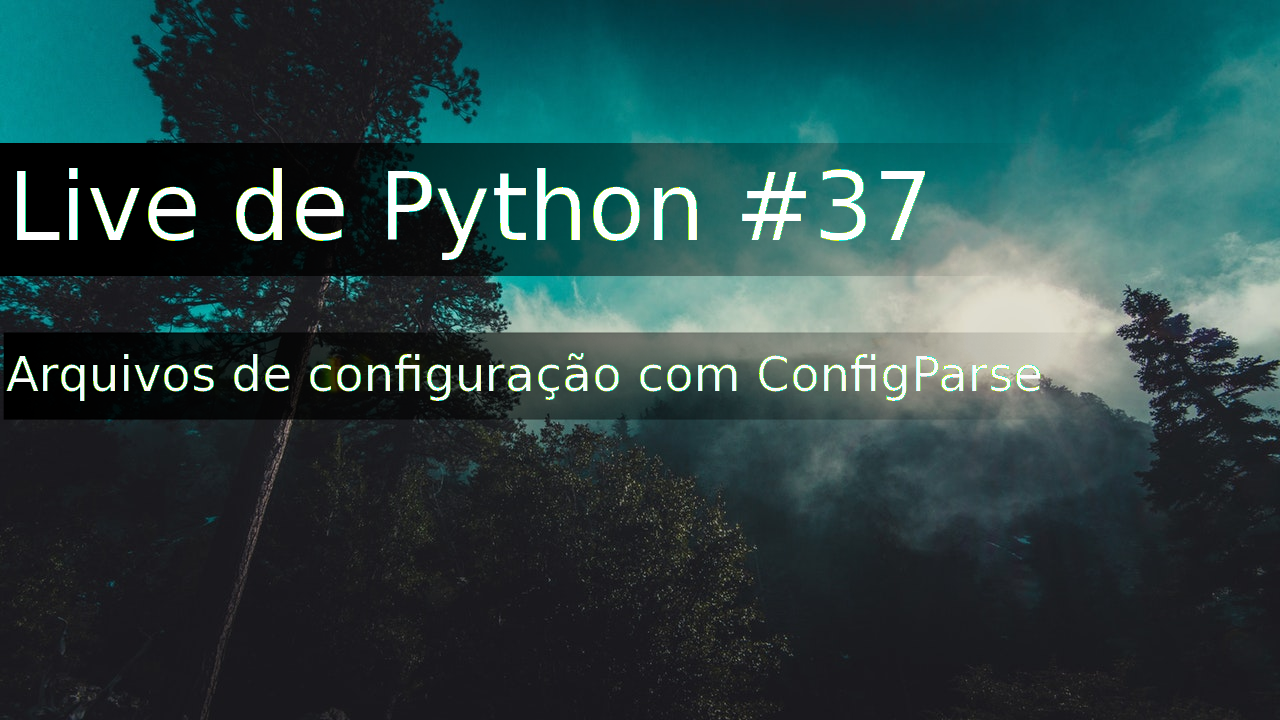
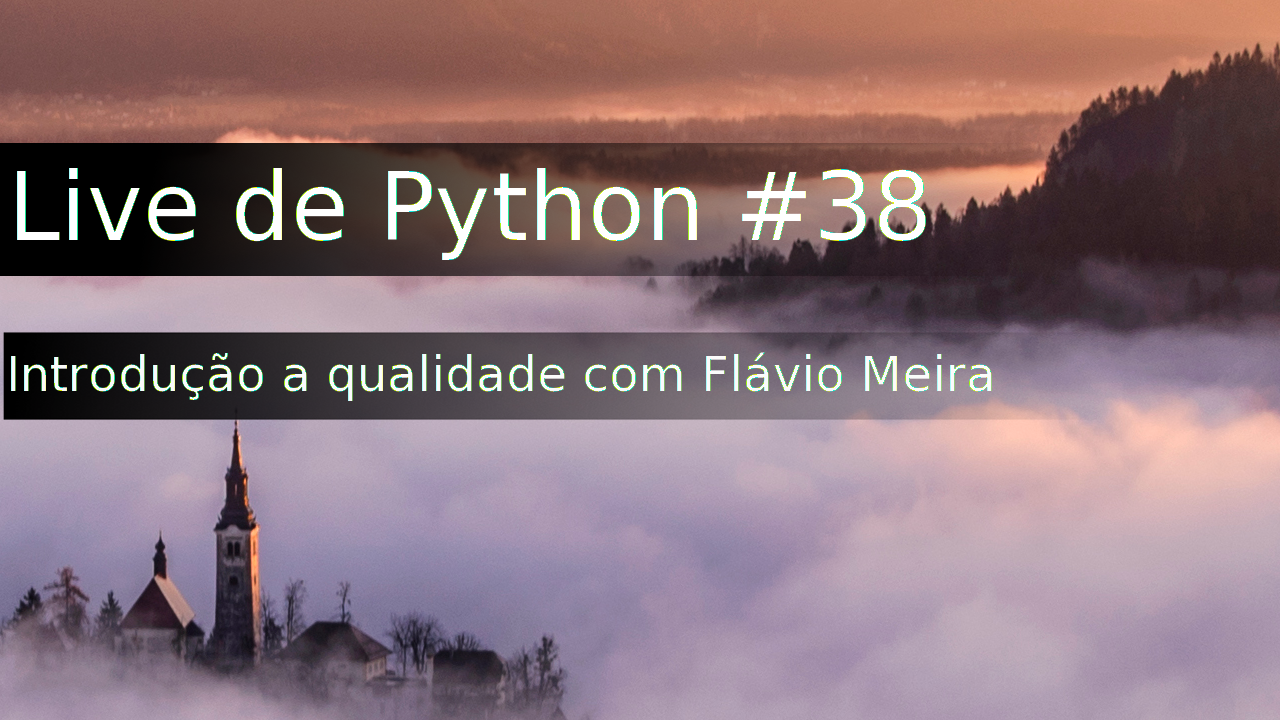
Layered file, before and after one edit (1280x720). Changes by layer:
renamed "Arquivos de configuração com C..." to "Introdução a qualidade com Flá...", painted on it over <box>6,352,1041,401</box>
renamed "Live de Python #37" to "Live de Python #38", painted on it over <box>150,168,926,260</box>
renamed "pexels-photo-428430.jpeg" to "pexels-photo.jpg", painted on it over <box>0,0,1280,720</box>
